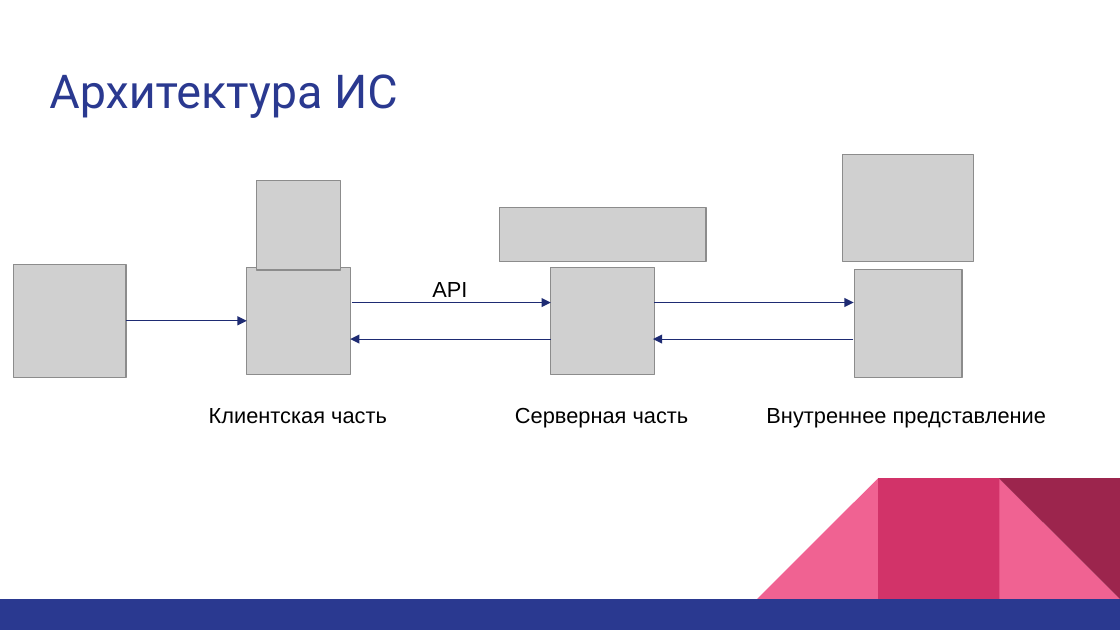
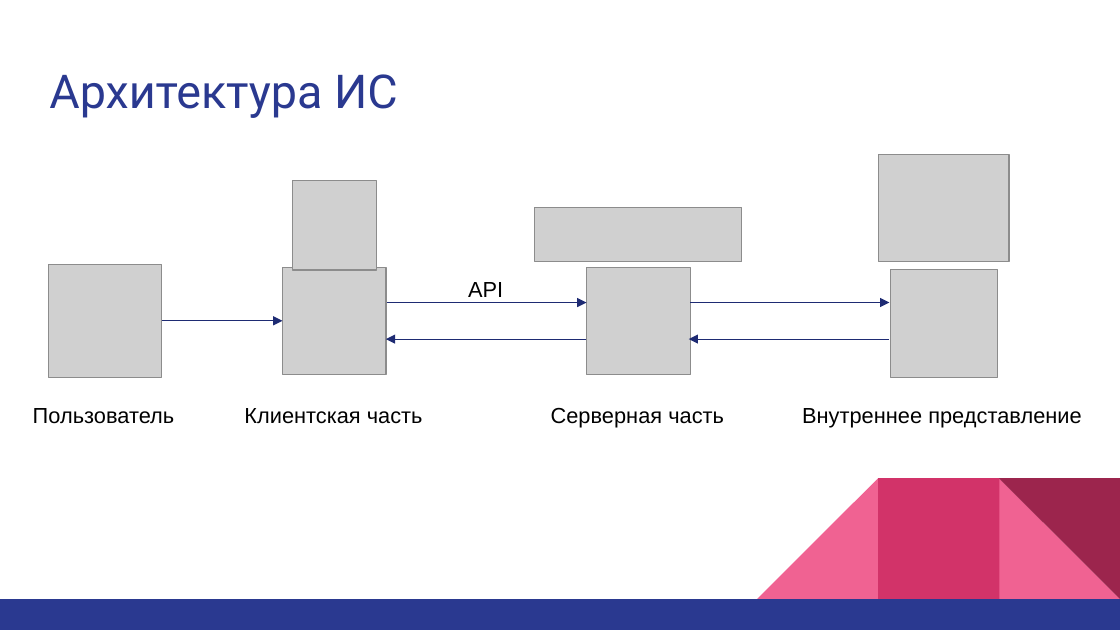
Before and after one commit to bogya345/Diplom, a slide deck: slide 24 of @_docs/bogya/presentation.pptx (slide 21 before the commit). Drawn at 1120x630 pixels with LibreOffice and Linux fonts; fonts in the diff are those of the drawing; grey boxes stand for pictures. Boxes give left, top, right and bottom in pixels: in the first picture for what was removed or moved away, otherwise in the second. Text is boxed around its words. In the diff, an @@ line names an element or a change of style, - is before the commit and + after.

```diff
--- a/@_docs/bogya/presentation.pptx
+++ b/@_docs/bogya/presentation.pptx
@@ 7 pictures, 5 arrows, 4 texts: place and size @@
-7 pictures, 5 arrows, 4 texts at (13,155,1046,428)
+7 pictures, 5 arrows, 4 texts at (49,155,1081,428)
@@ text added at (33,408,175,424), 14 pt, text #000000 @@
+Пользователь
```
Also in this commit, not shown: 3 other slides changed, 6 slides added, 2 slides removed, 2 other files.
